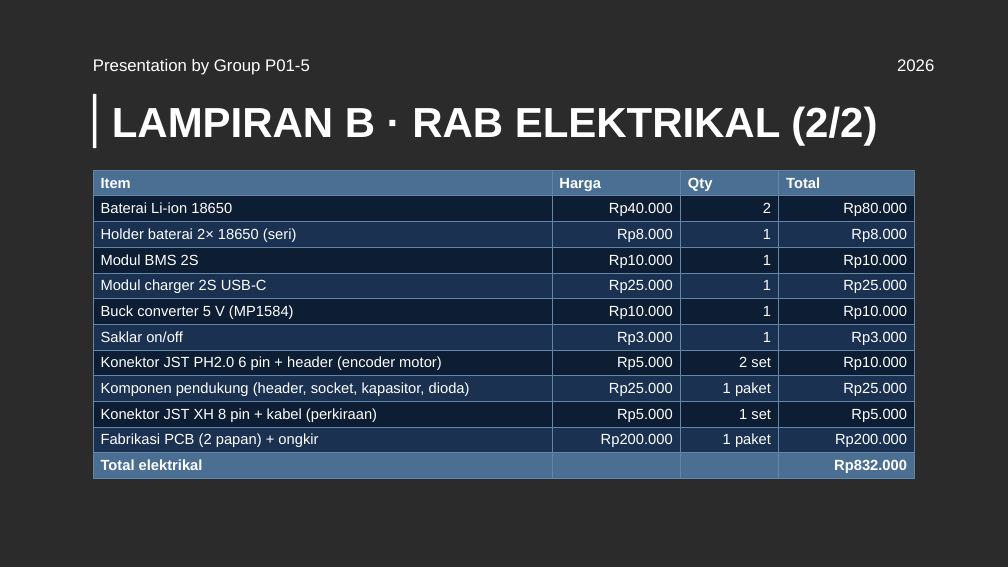
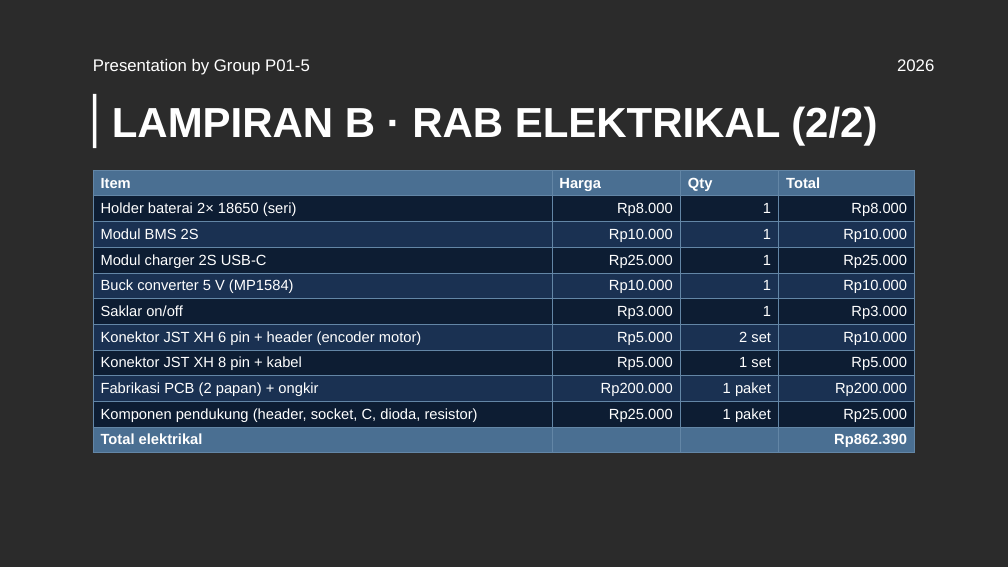
Before and after one commit to Mervs111/Line-Follower-Racer, a slide deck: slide 18 of docs/pitching-rab/LFM_Pitching_RAB_P01-5.pptx. Drawn at 1008x567 pixels with LibreOffice and Linux fonts; fonts in the diff are those of the drawing; background and template pictures are left out; a plain dark background stands for a picture behind light text. Boxes give left, top, right and bottom in pixels: in the first picture for what was removed or moved away, otherwise in the second. Text is boxed around its words. In the diff, an @@ line names an element or a change of style, - is before the commit and + after.

```diff
--- a/docs/pitching-rab/LFM_Pitching_RAB_P01-5.pptx
+++ b/docs/pitching-rab/LFM_Pitching_RAB_P01-5.pptx
@@ table at (93, 170, 915, 451) @@
-row 2: Baterai Li-ion 18650 | Rp40.000 | 2 | Rp80.000
-row 8: Konektor JST PH2.0 6 pin + header (encoder motor) | Rp5.000 | 2 set | Rp10.000
-row 9: Komponen pendukung (header, socket, kapasitor, dioda) | Rp25.000 | 1 paket | Rp25.000
-row 10: Konektor JST XH 8 pin + kabel (perkiraan) | Rp5.000 | 1 set | Rp5.000
+row 7: Konektor JST XH 6 pin + header (encoder motor) | Rp5.000 | 2 set | Rp10.000
+row 8: Konektor JST XH 8 pin + kabel | Rp5.000 | 1 set | Rp5.000
-row 12: Total elektrikal |  |  | Rp832.000
+row 10: Komponen pendukung (header, socket, C, dioda, resistor) | Rp25.000 | 1 paket | Rp25.000
+row 11: Total elektrikal |  |  | Rp862.390
```
Also in this commit, not shown: 8 other slides changed, 10 other files.
